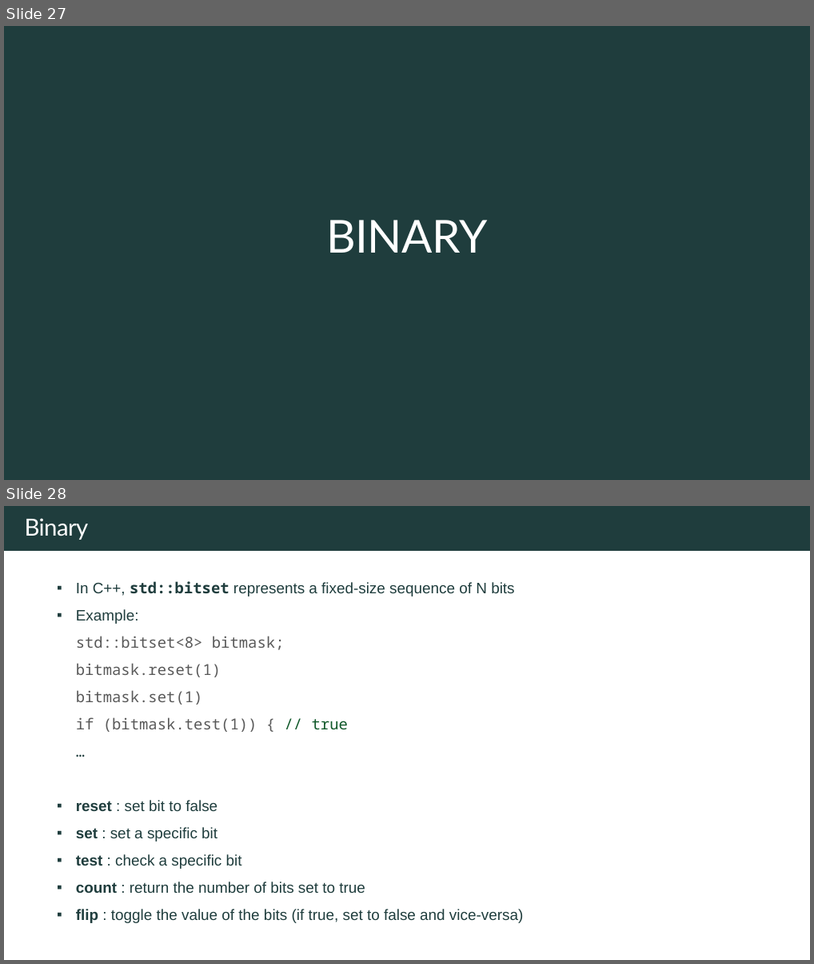
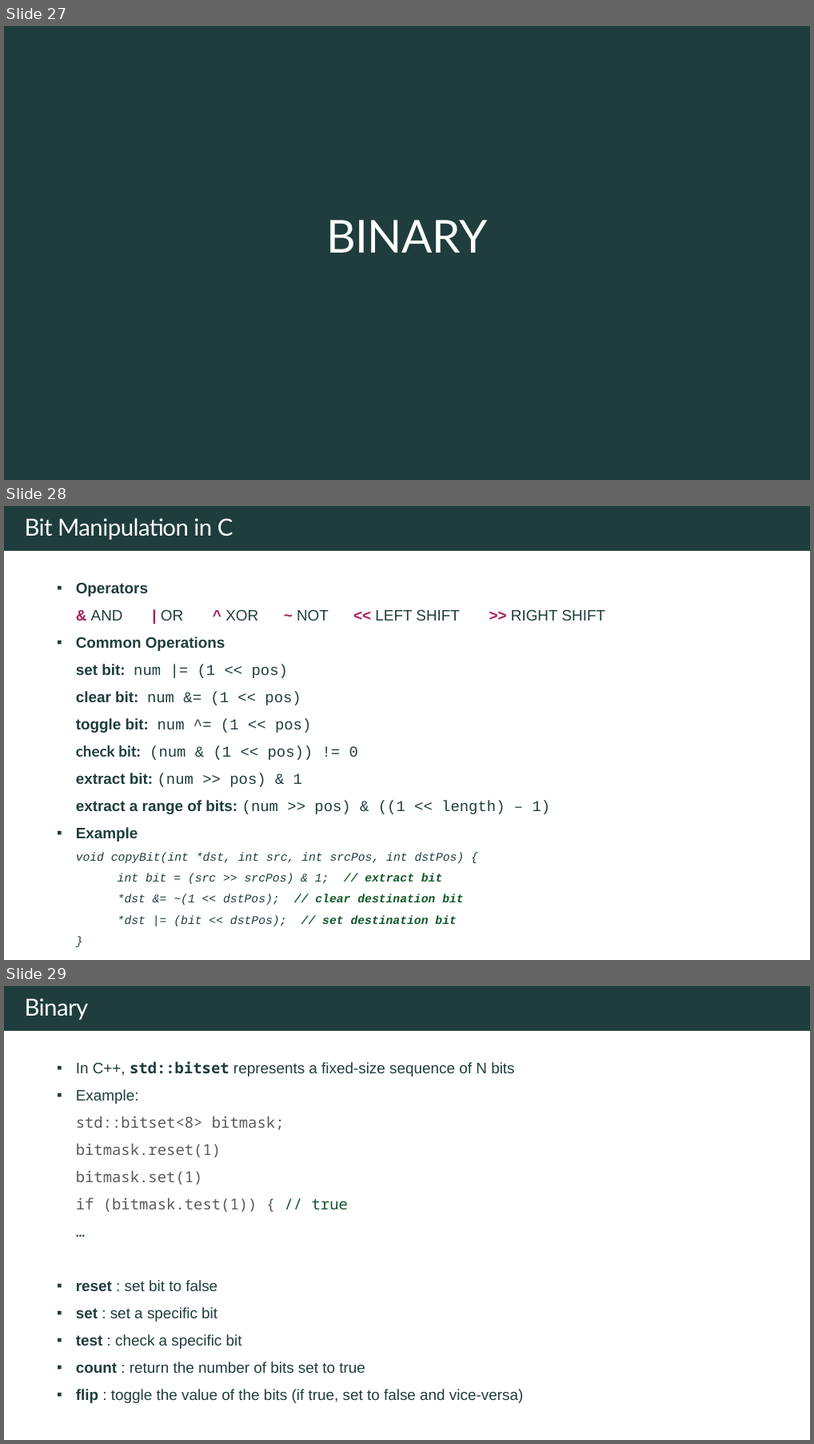
Before and after one commit to rfdavid/coding-interview-handbook-cpp, a slide deck: Algorithm and problem Solving Cheatsheet.pptm. Shown one above the other, each under a label of ours: slides 27 and 28 before the commit, slides 27, 28 and 29 after it. The pictures are 814x964 and 814x1444 pixels, drawn with LibreOffice and Linux fonts; fonts in the diff are those of the drawing. Boxes give left, top, right and bottom in pixels: in the first picture for what was removed or moved away, otherwise in the second. Text is boxed around its words. In the diff, an @@ line names an element or a change of style, - is before the commit and + after.

```diff
--- a/Algorithm and problem Solving Cheatsheet.pptm
+++ b/Algorithm and problem Solving Cheatsheet.pptm
@@ slide 28 added at [4, 506, 810, 960], background #FFFFFF; not listed: 1 template element that a slide beside it also shows @@
@@ text added at [25, 518, 234, 540], 28 pt, text #FFFFFF @@
+Bit Manipulation in C
@@ text added at [76, 583, 606, 926], 18 pt, text #1F3D3D @@
+▪ Operators
+  & AND | OR ^ XOR ~ NOT << LEFT SHIFT >> RIGHT SHIFT
+▪ Common Operations
+  set bit: num |= (1 << pos)
+  clear bit: num &= (1 << pos)
+  toggle bit: num ^= (1 << pos)
+  check bit: (num & (1 << pos)) != 0
+  extract bit: (num >> pos) & 1
+  extract a range of bits: (num >> pos) & ((1 << length) – 1)
+▪ Example
+  void copyBit(int *dst, int src, int srcPos, int dstPos) {
+  int bit = (src >> srcPos) & 1; // extract bit
+  *dst &= ~(1 << dstPos); // clear destination bit
+  *dst |= (bit << dstPos); // set destination bit
+  }
@@ what was slide 28 is now slide 29 @@
```
Also in this commit, not shown: 1 slide changed, 14 other files.
